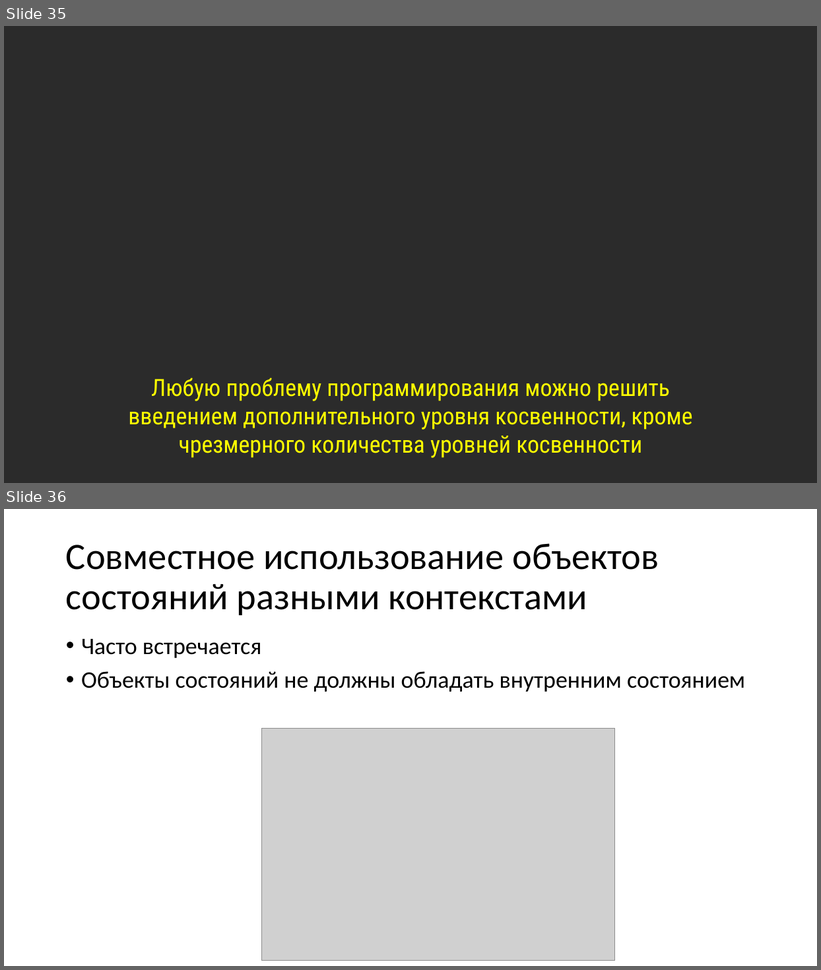
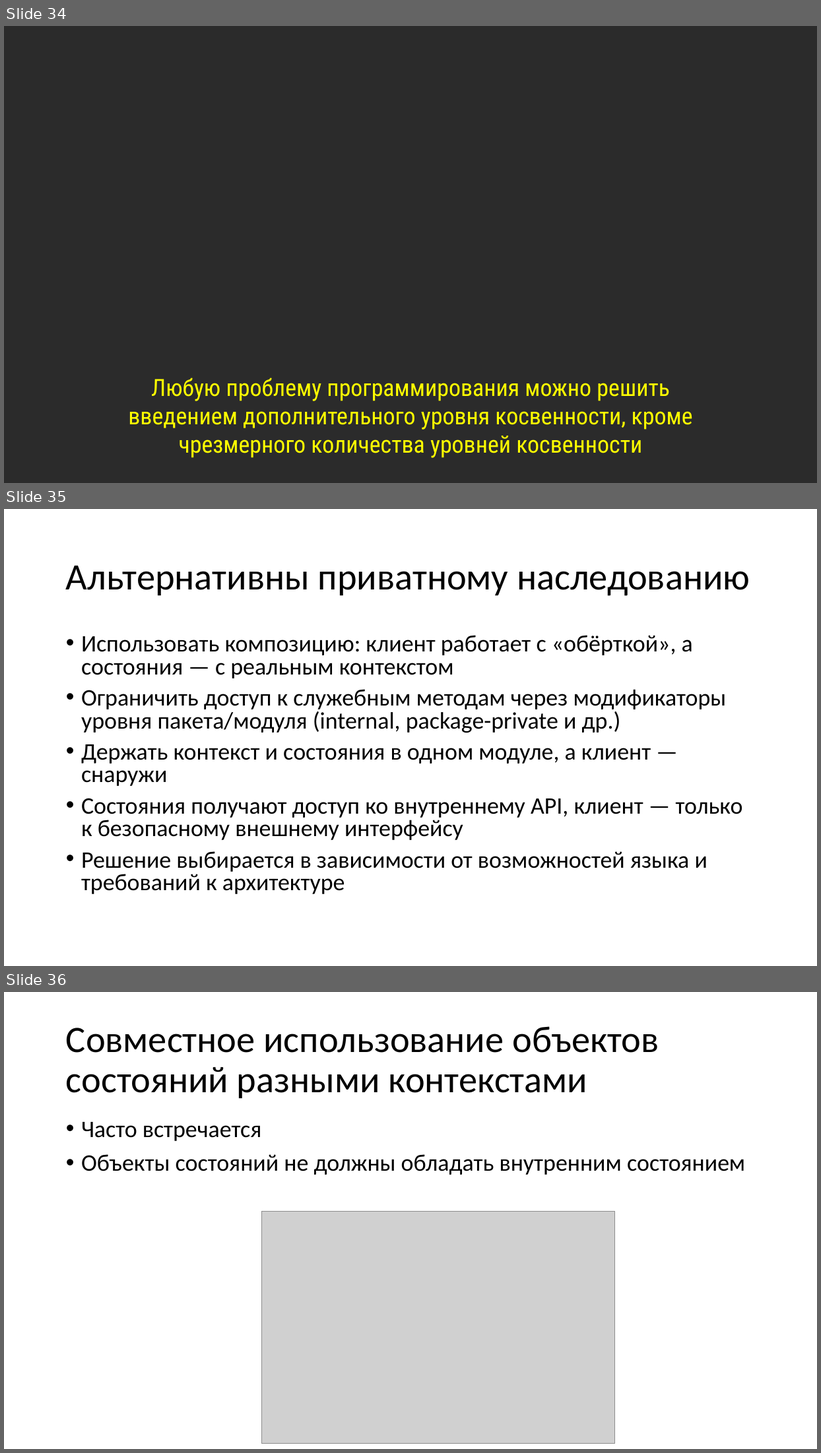
Before and after one commit to alexey-malov/ood, a slide deck: lectures/11.state/state.pptx. Shown one above the other, each under a label of ours: slides 35 and 36 before the commit, slides 34, 35 and 36 after it. The pictures are 821x970 and 821x1453 pixels, drawn with LibreOffice and Linux fonts; fonts in the diff are those of the drawing; grey boxes stand for pictures; background and template pictures are left out; a plain dark background stands for a picture behind light text. Boxes give left, top, right and bottom in pixels: in the first picture for what was removed or moved away, otherwise in the second. Text is boxed around its words. In the diff, an @@ line names an element or a change of style, - is before the commit and + after.

```diff
--- a/lectures/11.state/state.pptx
+++ b/lectures/11.state/state.pptx
@@ slide 35 added at (4, 509, 817, 966), background #FFFFFF @@
@@ title added at (66, 565, 750, 596), 44 pt, text #000000 @@
+Альтернативны приватному наследованию
@@ text added at (81, 635, 743, 894), 28 pt, text #000000 @@
+• Использовать композицию: клиент работает с «обёрткой», а состояния — с реальным контекстом
+• Ограничить доступ к служебным методам через модификаторы уровня пакета/модуля (internal, package-private и др.)
+• Держать контекст и состояния в одном модуле, а клиент — снаружи
+• Состояния получают доступ ко внутреннему API, клиент — только к безопасному внешнему интерфейсу
+• Решение выбирается в зависимости от возможностей языка и требований к архитектуре
@@ what was slide 35 is now slide 34 @@
```
Also in this commit, not shown: 8 slides changed, 1 other slide added, 2 slides removed, 1 other file.
